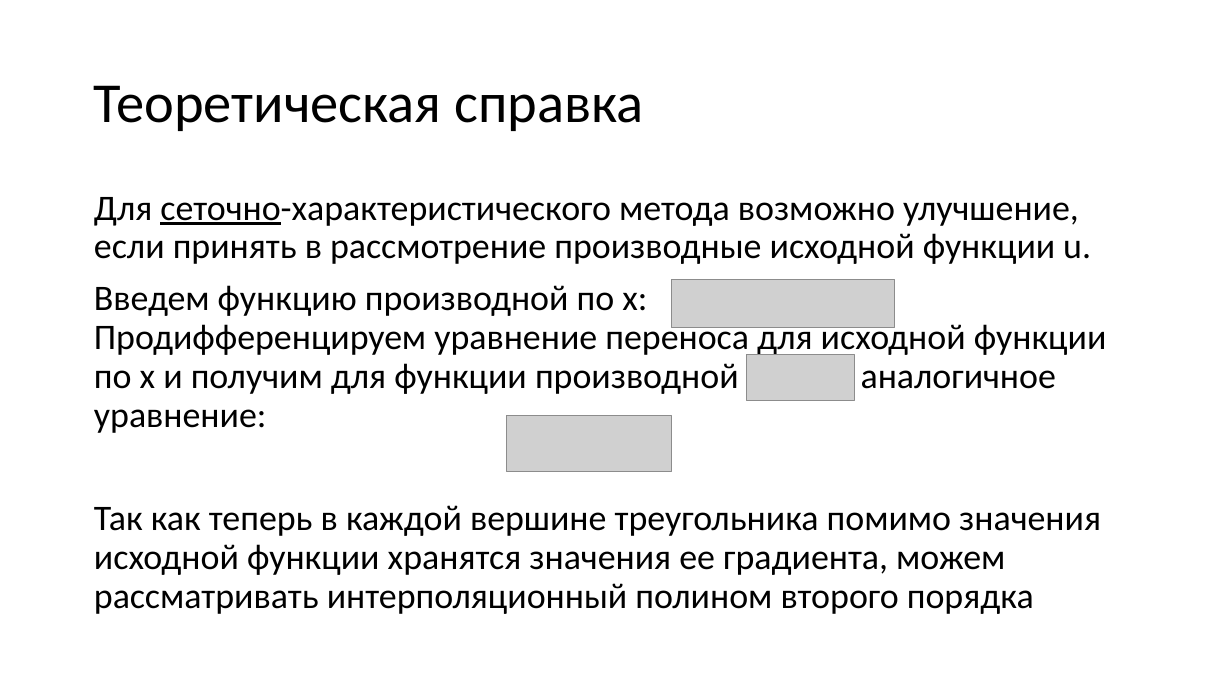
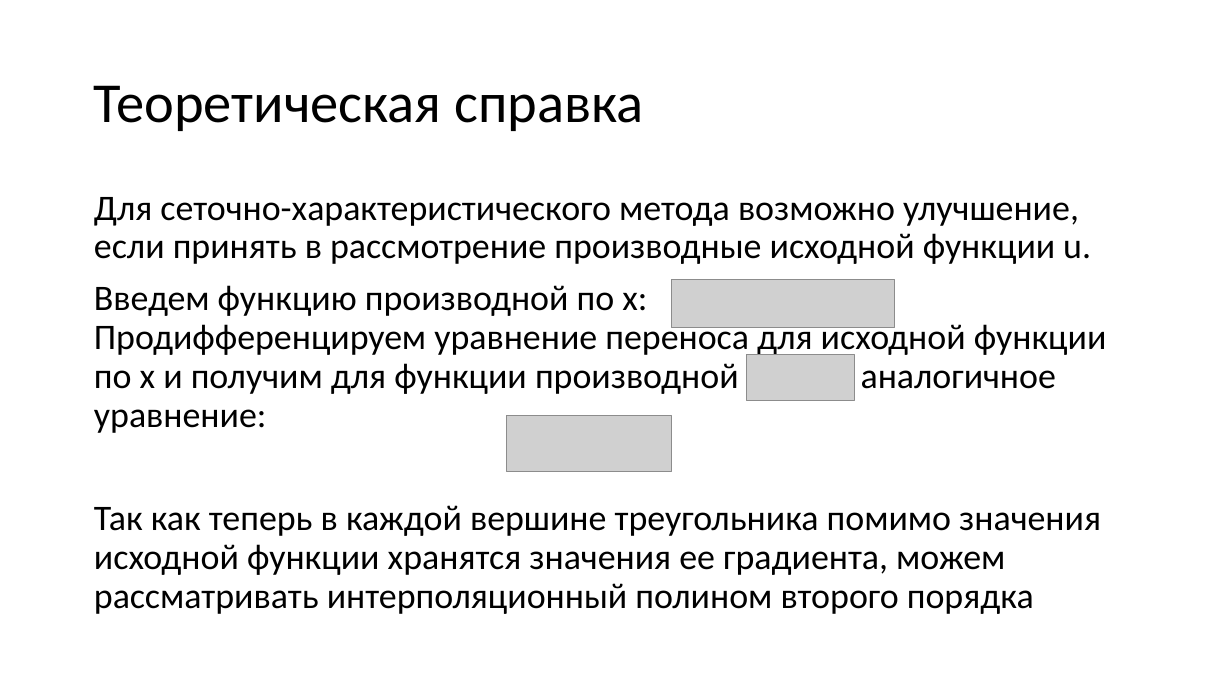
Before and after one commit to cile98/Diplom, a slide deck: slide 8 of diplom.pptx. Drawn at 1232x693 pixels with LibreOffice and Linux fonts; fonts in the diff are those of the drawing; grey boxes stand for pictures. Boxes give left, top, right and bottom in pixels: in the first picture for what was removed or moved away, otherwise in the second. Text is boxed around its words. In the diff, an @@ line names an element or a change of style, - is before the commit and + after.

```diff
--- a/diplom.pptx
+++ b/diplom.pptx
@@ text at box(94, 197, 1091, 264): underline off in "сеточно-характеристического" @@
```
Also in this commit, not shown: 1 other slide changed.
